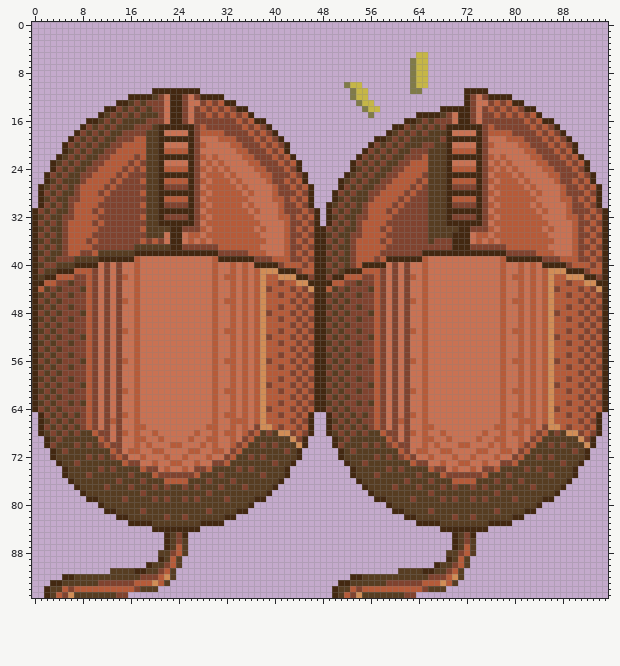
Sprite sheet -- Assets/Art_sprite/Mouse-Sheet.png. Above, as it was before the edit.
The file is 96x96 pixels.
New version:
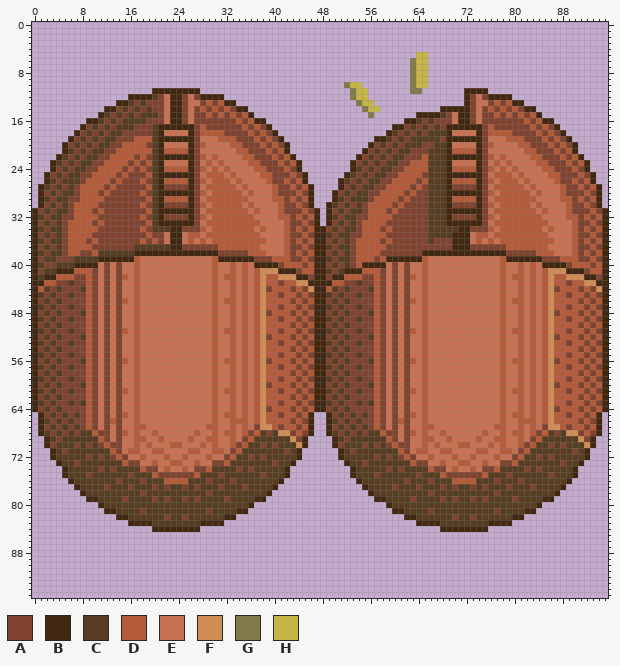
Palette (. is transparent): A #80432f  B #432811  C #573d22  D #b65b39  E #c97253  F #d18d56  G #807b49  H #c6b647
From old to new:
y 18: x 19 C -> A
y 19: x 19 C -> D
y 20: x 19 C -> A
y 21: x 19 C -> D
y 22: x 19 C -> A
y 23: x 19 C -> D
y 24: x 19 C -> A
y 25: x 19 C -> D
y 26: x 19 C -> A
y 27: x 19 C -> D
y 28: x 19 C -> A
y 29: x 19 C -> D
y 30: x 19 C -> A
y 31: x 19 C -> D
y 32: x 19 C -> A
y 33: x 19 C -> D
y 34: x 19 C -> A
y 35: x 19..21 CCC -> DAA
y 85: x 22..25 BCAB -> ....; x 70..73 BCAB -> ....
y 86: x 22..25 BCAC -> ....; x 70..73 BCAC -> ....
y 87: x 22..25 BCDC -> ....; x 70..73 BCDC -> ....
y 88: x 21..25 CCADC -> .....; x 69..73 CCADC -> .....
y 89: x 21..24 BCDC -> ....; x 69..72 BCDC -> ....
y 90: x 19..24 BCCADC -> ......; x 67..72 BCCADC -> ......
y 91: x 13..23 CCCCBBCCADC -> ...........; x 61..71 CCCCBBCCADC -> ...........
y 92: x 5..23 BBCCCCCCCCCCCAAADFC -> ...................; x 53..71 BBCCCCCCCCCCCAAADFC -> ...................
y 93: x 3..22 BBCCCCCCAAAAAADDDFDC -> ....................; x 51..70 BBCCCCCCAAAAAADDDFDC -> ....................
y 94: x 2..20 BCCDADDDDDDDDDDACCC -> ...................; x 50..68 BCCDADDDDDDDDDDACCC -> ...................
y 95: x 2..15 BCDAFCCCCCCCAA -> ..............; x 50..63 BCDAFCCCCCCCAA -> ..............
Boxes around the changes in both pictures, in picture pixels (x1, y1, x2, y2):
changed: (146, 130, 164, 238)
erased: (44, 532, 188, 598)
erased: (332, 532, 476, 598)
